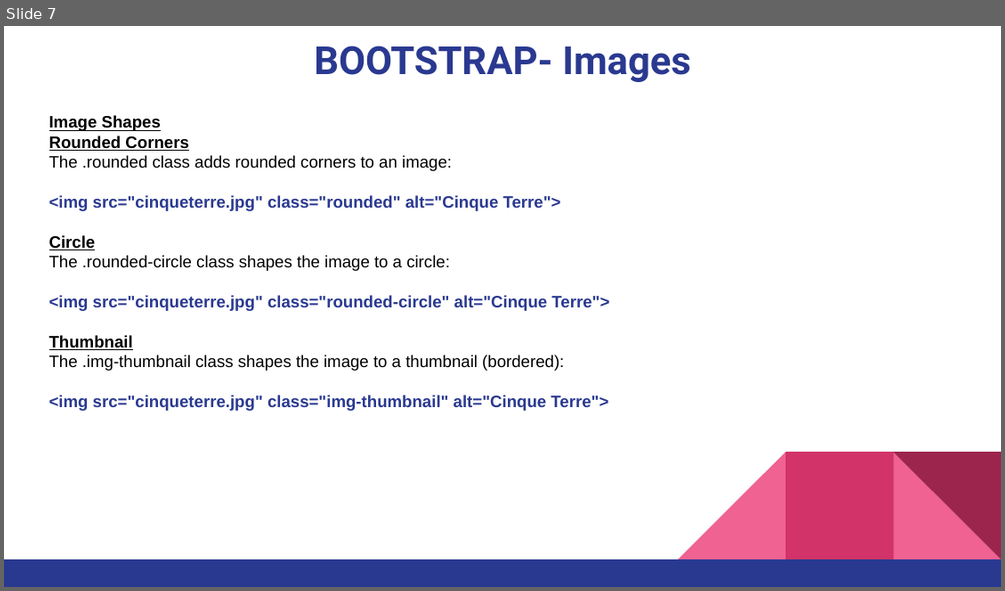
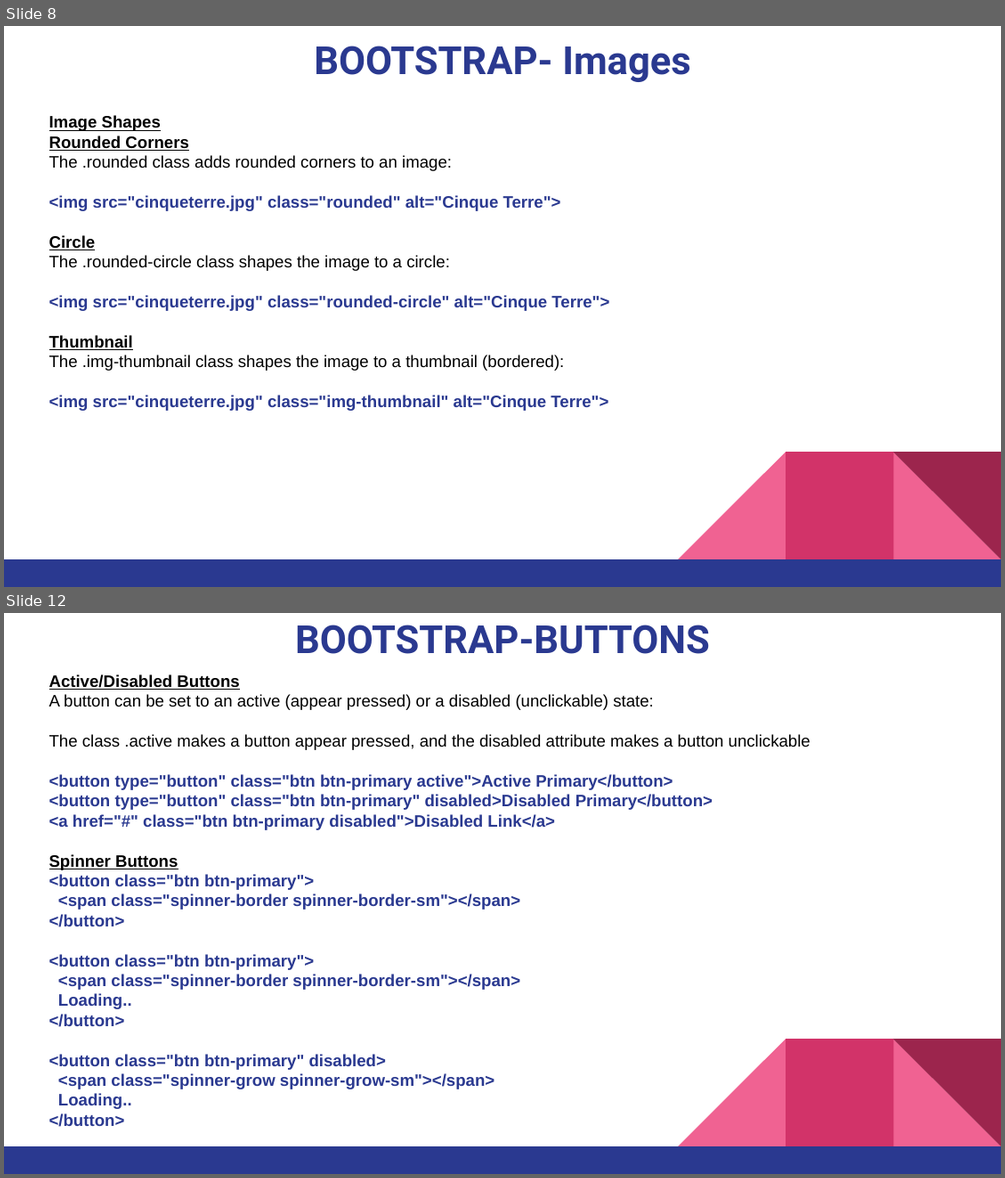
Before and after one commit to pnytrainingrepo/Webdevelopment, a slide deck: Bootstrap.pptx. Shown one above the other, each under a label of ours: slide 7 before the commit, slides 8 and 12 after it; the slides between them are not shown. The pictures are 1005x591 and 1005x1178 pixels, drawn with LibreOffice and Linux fonts; fonts in the diff are those of the drawing. Boxes give left, top, right and bottom in pixels: in the first picture for what was removed or moved away, otherwise in the second. Text is boxed around its words. In the diff, an @@ line names an element or a change of style, - is before the commit and + after.

```diff
--- a/Bootstrap.pptx
+++ b/Bootstrap.pptx
@@ slide 12 added at box(4, 613, 1001, 1174), background #FFFFFF; not listed: 5 template elements that a slide beside it also shows @@
@@ title added at box(295, 625, 710, 654), 28 pt, text #2A3990, bold @@
+BOOTSTRAP-BUTTONS
@@ text added at box(49, 674, 810, 1127), 12 pt, text #2A3990, bold @@
+Active/Disabled Buttons
+A button can be set to an active (appear pressed) or a disabled (unclickable) state:
+The class .active makes a button appear pressed, and the disabled attribute makes a button unclickable
+<button type="button" class="btn btn-primary active">Active Primary</button>
+<button type="button" class="btn btn-primary" disabled>Disabled Primary</button>
+<a href="#" class="btn btn-primary disabled">Disabled Link</a>
+Spinner Buttons
+<button class="btn btn-primary">
+<span class="spinner-border spinner-border-sm"></span>
+</button>
+<button class="btn btn-primary">
+<span class="spinner-border spinner-border-sm"></span>
+Loading..
+</button>
+<button class="btn btn-primary" disabled>
+<span class="spinner-grow spinner-grow-sm"></span>
+Loading..
+</button>
@@ what was slide 7 is now slide 8 @@
```
Also in this commit, not shown: 1 slide changed, 10 other slides added, 1 slide removed, 25 other files.
